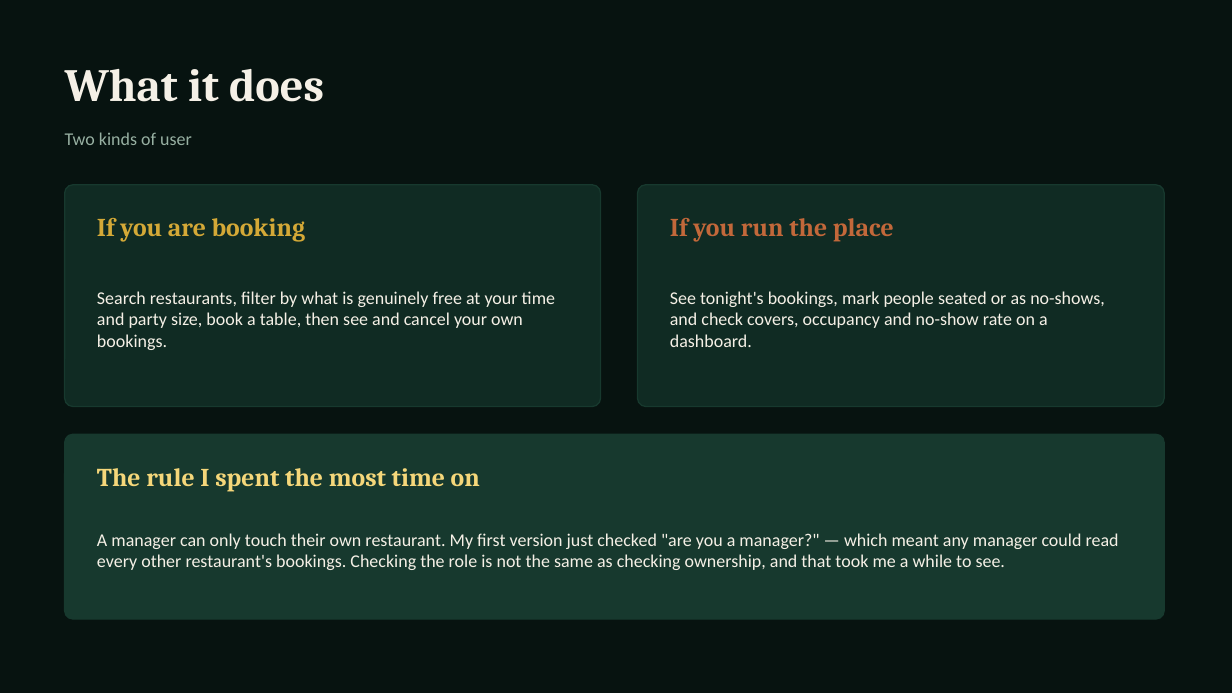
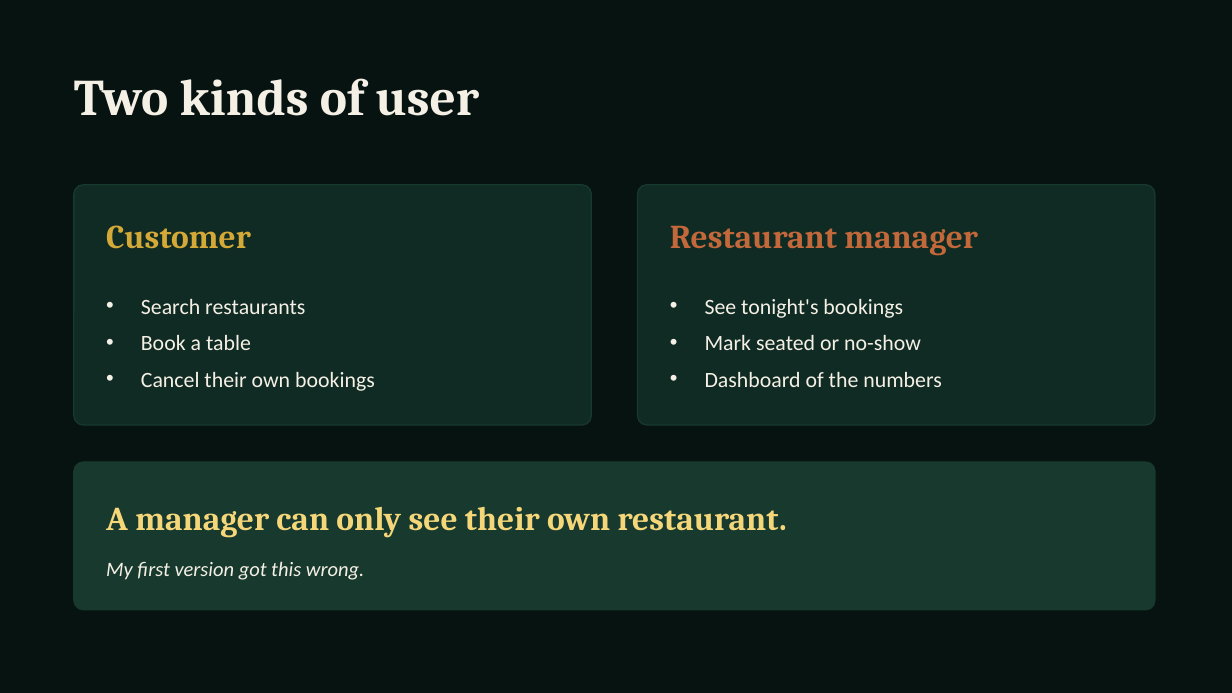
Before and after one commit to asanlimbu/mesa, a slide deck: slide 4 of docs/presentation.pptx. Drawn at 1232x693 pixels with LibreOffice and Linux fonts; fonts in the diff are those of the drawing. Boxes give left, top, right and bottom in pixels: in the first picture for what was removed or moved away, otherwise in the second. Text is boxed around its words. In the diff, an @@ line names an element or a change of style, - is before the commit and + after.

```diff
--- a/docs/presentation.pptx
+++ b/docs/presentation.pptx
@@ text "Two kinds of user": place and size @@
-text "Two kinds of user" at (65, 132, 192, 145)
+text "Two kinds of user" at (74, 78, 480, 116)
@@ text "Two kinds of user" at (74, 78, 480, 116): size 14 to 40 pt, font Calibri to Cambria, text colour #97B0A2 to #F5F0E6, bold on @@
@@ text removed at (65, 69, 324, 102) @@
-What it does
@@ rounded rectangle: place and size @@
-rounded rectangle at (65, 185, 601, 407)
+rounded rectangle at (74, 185, 592, 425)
@@ proportions changed in 3 elements at (74, 462, 1155, 610), (74, 185, 592, 425), (638, 185, 1155, 425) @@
@@ rounded rectangle: place and size @@
-rounded rectangle at (638, 185, 1165, 407)
+rounded rectangle at (638, 185, 1155, 425)
@@ text removed at (97, 218, 305, 242) @@
-If you are booking
@@ text added at (106, 225, 251, 249), 26 pt, text #D4A937, bold @@
+Customer
@@ text removed at (670, 218, 894, 242) @@
-If you run the place
@@ text added at (670, 225, 978, 256), 26 pt, text #C2683A, bold @@
+Restaurant manager
@@ text at (141, 299, 375, 391): text changed; size 14 to 17 pt @@
-Search restaurants, filter by what is genuinely free at your time and party size, book a table, then see and cancel your own bookings.
+• Search restaurants
+• Book a table
+• Cancel their own bookings
@@ text at (705, 299, 942, 387): text changed; size 14 to 17 pt @@
-See tonight's bookings, mark people seated or as no-shows, and check covers, occupancy and no-show rate on a dashboard.
+• See tonight's bookings
+• Mark seated or no-show
+• Dashboard of the numbers
@@ rounded rectangle: place and size @@
-rounded rectangle at (65, 434, 1165, 619)
+rounded rectangle at (74, 462, 1155, 610)
@@ text added at (106, 507, 787, 538), 26 pt, text #F5D77A, bold @@
+A manager can only see their own restaurant.
@@ text removed at (97, 533, 1119, 570) @@
-A manager can only touch their own restaurant. My first version just checked "are you a manager?" — which meant any manager could read every other restaurant's bookings. Checking the role is not the same as checking ownership, and that took me a while to see.
@@ text at (106, 561, 364, 580): text changed; size 20 to 16 pt; font Cambria to Calibri; text colour #F5D77A to #F5F0E6; bold off; italic on @@
-The rule I spent the most time on
+My first version got this wrong.
```
Also in this commit, not shown: 7 other slides changed, 4 slides added, 4 slides removed.
